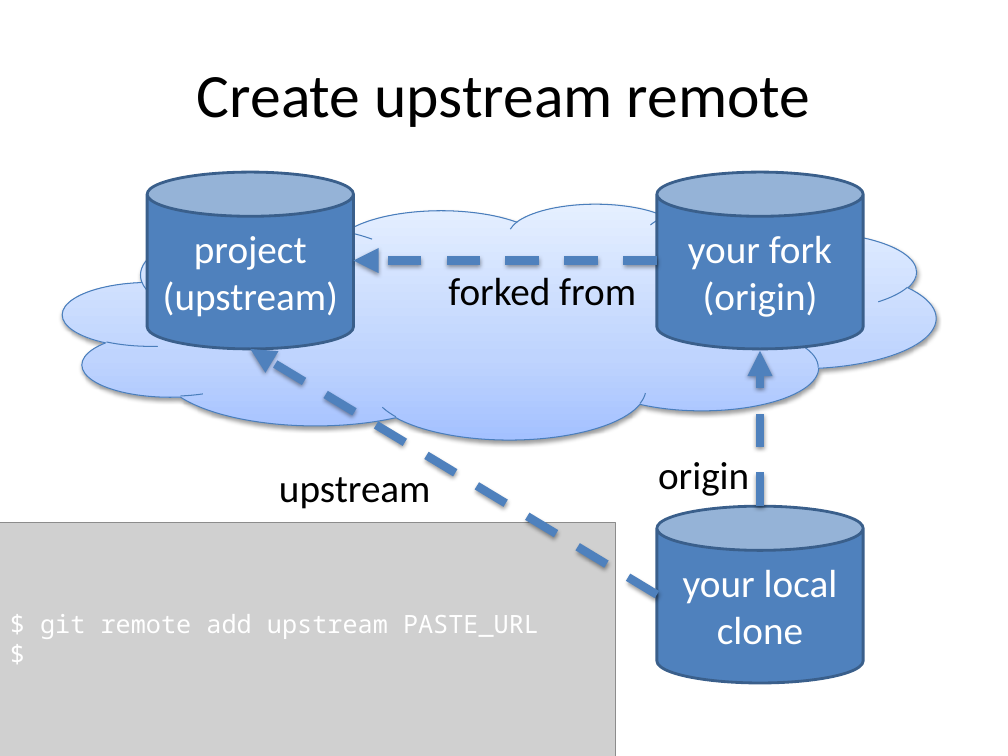
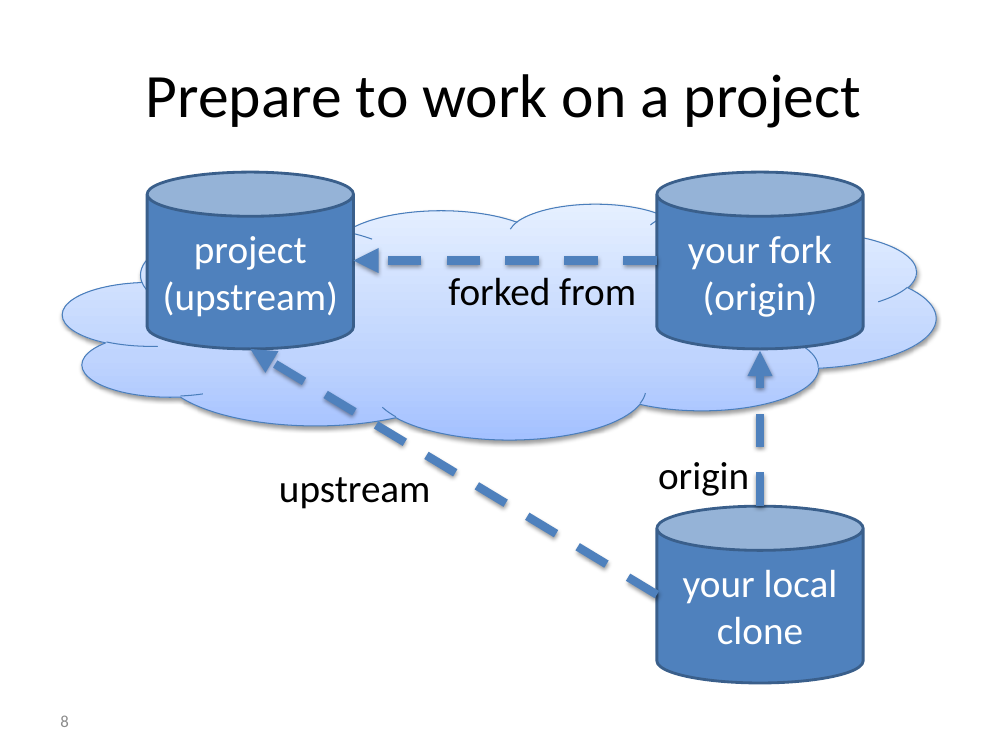
Before and after one commit to foss2serve/github-workflow-activity, a slide deck: slide 8 of activity/presentation.pptx (slide 14 before the commit). Drawn at 1008x756 pixels with LibreOffice and Linux fonts; fonts in the diff are those of the drawing; grey boxes stand for pictures; background and template pictures are left out. Boxes give left, top, right and bottom in pixels: in the first picture for what was removed or moved away, otherwise in the second. Text is boxed around its words. In the diff, an @@ line names an element or a change of style, - is before the commit and + after.

```diff
--- a/activity/presentation.pptx
+++ b/activity/presentation.pptx
@@ title at bbox=[146, 74, 861, 128]: text changed @@
-Create upstream remote
+Prepare to work on a project
@@ picture removed at bbox=[0, 523, 615, 756] @@
@@ text removed at bbox=[40, 614, 539, 639] @@
-$ git remote add upstream PASTE_URL
-$
@@ page number added at bbox=[60, 715, 68, 727], 12 pt, text #8C8C8C @@
+8
```
Also in this commit, not shown: 10 other slides changed, 11 slides removed.
